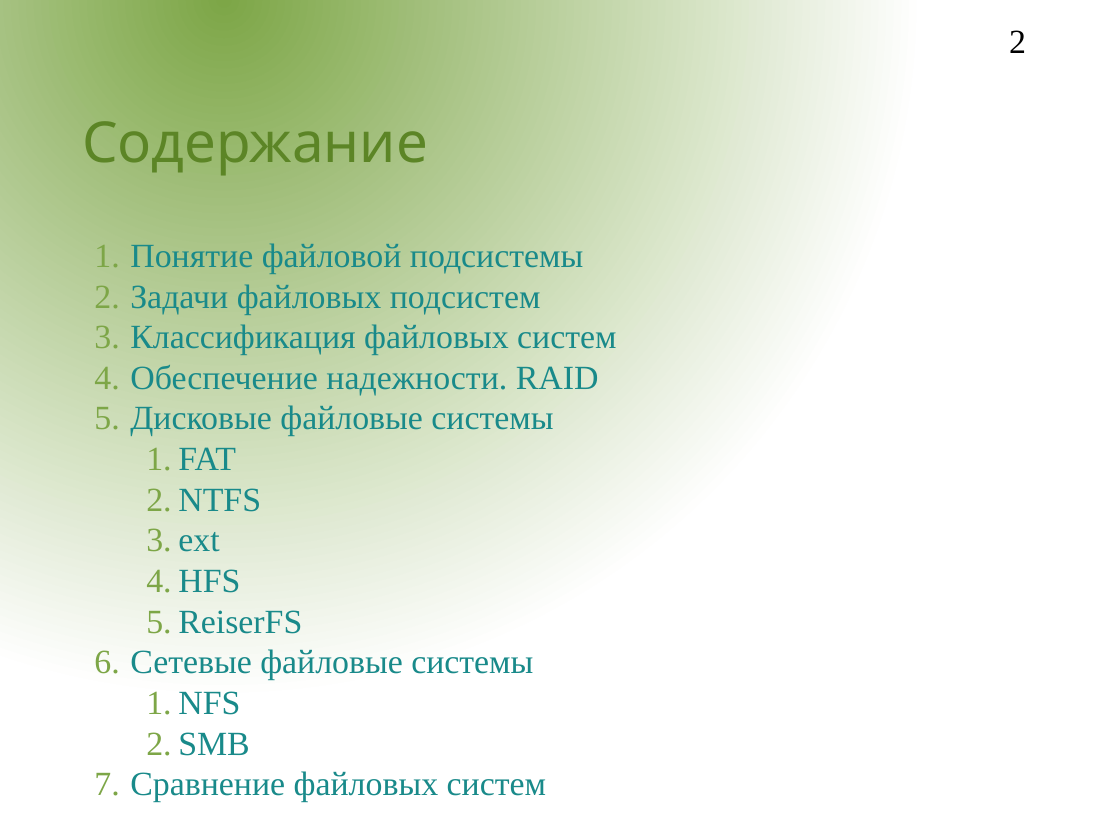
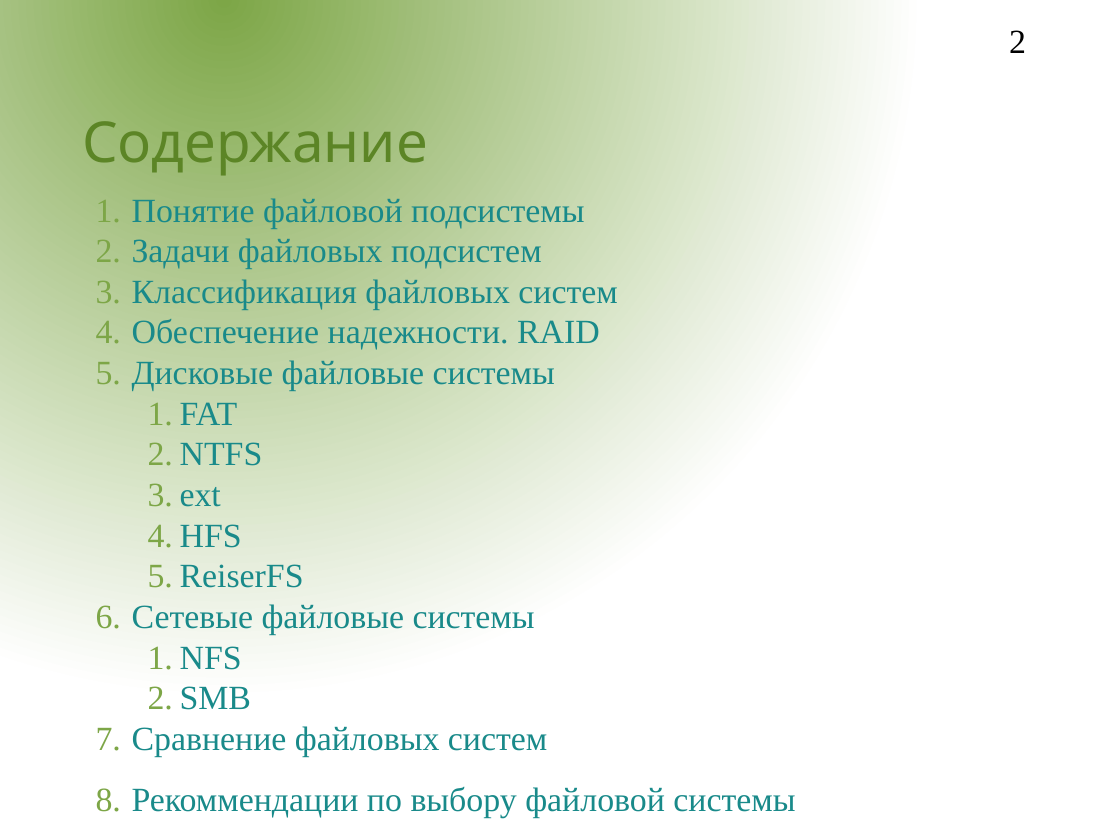
Before and after one commit to aeremenok/a-team-777, a slide deck: slide 2 of 9/st/presentations/file_sybsystem/fs.odp. Drawn at 1120x840 pixels with LibreOffice and Linux fonts; fonts in the diff are those of the drawing; background and template pictures are left out. Boxes give left, top, right and bottom in pixels: in the first picture for what was removed or moved away, otherwise in the second. Text is boxed around its words. In the diff, an @@ line names an element or a change of style, - is before the commit and + after.

```diff
--- a/9/st/presentations/file_sybsystem/fs.odp
+++ b/9/st/presentations/file_sybsystem/fs.odp
@@ text "Понятие файловой подсистемы" moved from (x1=130, y1=243, x2=616, y2=803) to (x1=132, y1=198, x2=795, y2=818) @@
@@ text at (x1=132, y1=787, x2=795, y2=818): paragraph added @@
+8. Рекоммендации по выбору файловой системы
```
Also in this commit, not shown: 1 other slide changed, 1 slide added.
